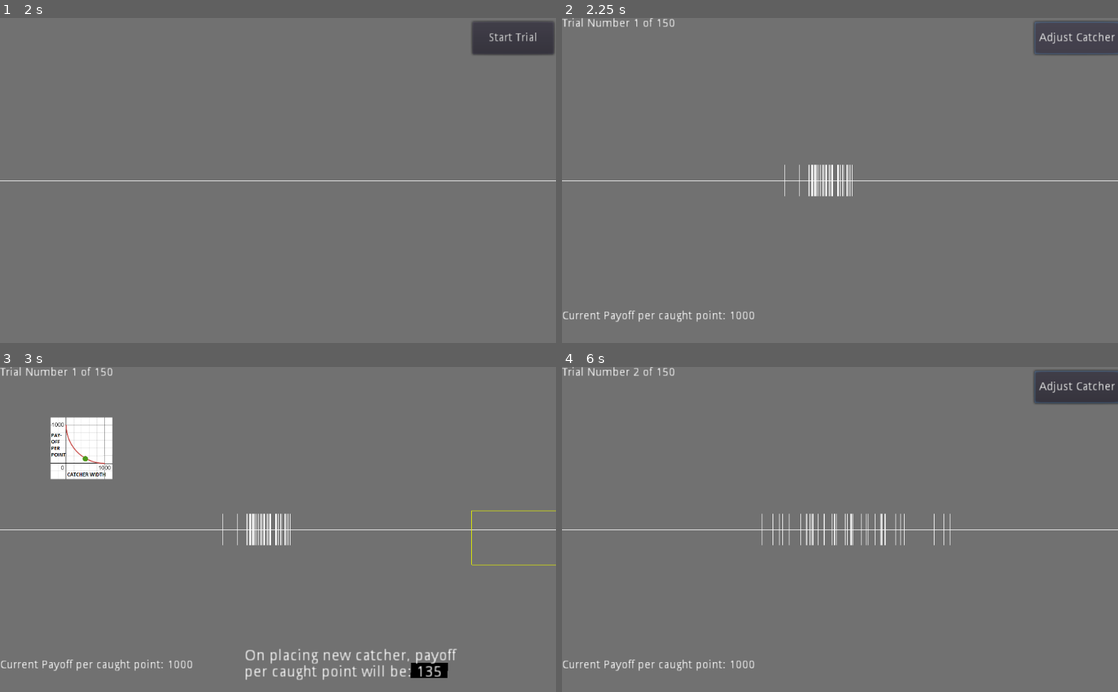
Above: before the commit, frames 1-4 (two rows, left to right).
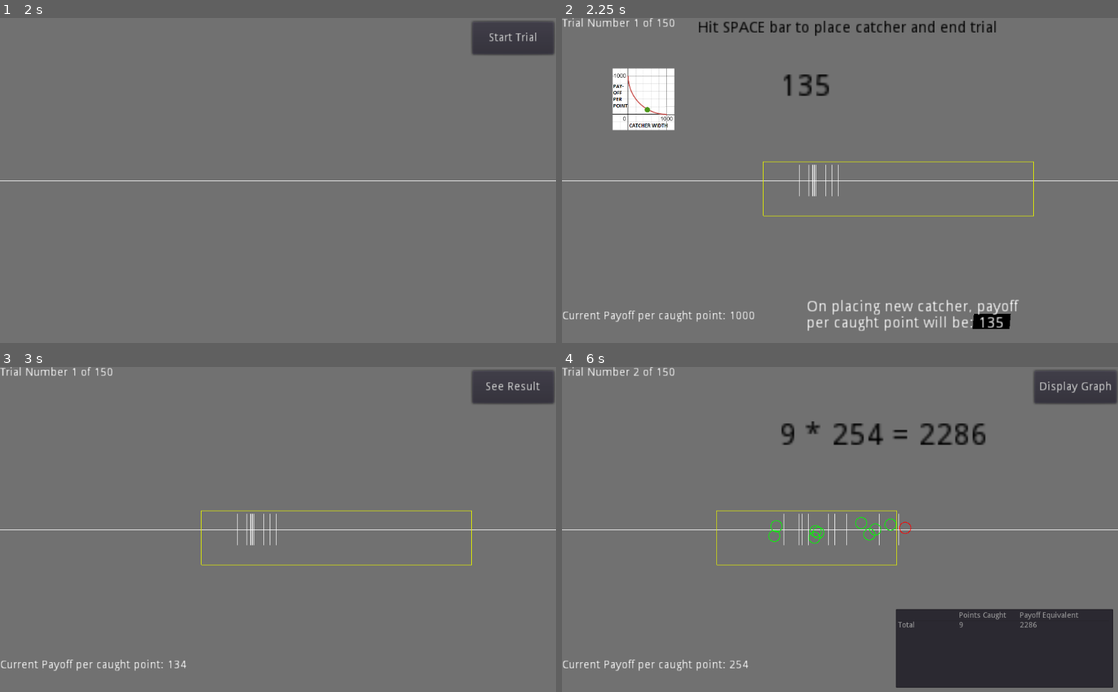
Above: after the commit, the same moments.

Repository: pb6191/bimodalGame
Game: Godot game, scene res://Menu.tscn
The game is run twice, just before and just after one commit, with the same random seed, the same clock (stepped at 60 frames per second) and the same inputs.
Inputs (mouse positions are in pixels of both pictures, inside the frame that each line leads up to):
- Up to frame 1 (2 s): click (433, 138) at 0.52 s; type "12" at 0.6 s; click "START" at 1.25 s
- Up to frame 2 (2.25 s): click "Start Trial" at 2 s
- Up to frame 3 (3 s): click (517, 386) at 2.75 s, where only the run before the commit has a clickable "Adjust Catcher"
- Up to frame 4 (6 s): click (1073, 386) at 3.5 s, where only the run after the commit has a clickable "See Result"; click "See Result" (after the commit: "Display Graph") at 4.25 s; click "Display Graph" (after the commit: "Start Trial") at 5 s; tap Space (ui_select) at 5.75 s; move the mouse to (962, 513) at 5.77 s; hold Right (ui_right) from 5.78 s (still down); hold Space (ui_select) from 5.78 s (still down); click (962, 513) at 5.85 s

Frame 1 is identical in both runs. In frame 2, 6.7% of the frame differs, in the area x 9-100%, y 0-97%; in frame 3, 5.8%; in frame 4, 12%, in the area x 27-100%, y 1-99%.

Commit message:
new version

Diff:
--- a/Button.gd
+++ b/Button.gd
@@ -56,6 +56,6 @@
 		#global.catArr = ["832"]
 		global.catArr = ["150"]
 		global.payArr = ["100"]
-		global.samArr = ["40"]
+		global.samArr = ["9"]
 		global.trials = 50
 	get_tree().change_scene("res://Main.tscn")
--- a/Button2ndmenu.gd
+++ b/Button2ndmenu.gd
@@ -26,6 +26,6 @@
 		#global.catArr = ["832"]
 		global.catArr = ["150"]
 		global.payArr = ["100"]
-		global.samArr = ["40"]
+		global.samArr = ["9"]
 		global.trials = 50
 	get_tree().change_scene("res://Main.tscn")
--- a/IntermidScrn.gd
+++ b/IntermidScrn.gd
@@ -26,7 +26,7 @@
 	#global.catArr = ["332", "832"]
 	global.catArr = ["150"]
 	global.payArr = ["100"]
-	global.samArr = ["20"]
+	global.samArr = ["9"]
 	global.trials = [10, 10, 10, 10, 10]
 	#global.trials = [5, 25, 5, 5, 5, 5]
 	get_tree().change_scene("res://Main.tscn")
--- a/Main.gd
+++ b/Main.gd
@@ -207,6 +207,8 @@
 			draw2ndGraph = false
 			update()
 			$"RichTextLabel2".visible = false
+			$"RichTextLabel6".visible = false
+			$"RichTextLabel7".visible = false
 			$"Sprite6".visible = false
 			$"Sprite7".visible = false
 			$"Button".visible = true
@@ -227,7 +229,10 @@
 				$"SpinBox2".value +=1
 			if Input.is_action_pressed("ui_down") and $"SpinBox2".value>=1:
 				$"SpinBox2".value -=1
-			$"Sprite3".position.x =$"Sprite2".position.x + 2*startingCatcherWidth
+			if startingCatcherWidth%2 == 0:
+				$"Sprite3".position.x =$"Sprite2".position.x + 2*startingCatcherWidth
+			else:
+				$"Sprite2".position.x =$"Sprite3".position.x - 2*startingCatcherWidth
 			if Input.is_action_pressed("ui_select") and !($"Sprite3".position.x<0):
 				$"Button".visible = true
 				spawnOneCatcherLMB()
@@ -244,6 +249,8 @@
 				update()
 				spawnTen()
 				$"ItemList".visible = true
+				$"RichTextLabel8".visible = true
+				$"RichTextLabel8".text = str(caughtIn1+caughtIn2) + " * " + str(payoffTrial) + " = " + str((caughtIn1+caughtIn2)*payoffTrial)
 				$"ItemList".add_item(" ", null, false)
 				$"ItemList".add_item("Points Caught", null, false)
 				$"ItemList".add_item("Payoff Equivalent", null, false)
@@ -298,10 +305,15 @@
 			update()
 			startingCatcherWidth = int($"SpinBox2".value / 2)
 			$"RichTextLabel2".visible = true
+			$"RichTextLabel6".visible = true
+			$"RichTextLabel7".visible = true
 			$"Sprite6".visible = true
 			$"RichTextLabel2".bbcode_text = "On placing new catcher, payoff per caught point will be: [b][i]"+str(int( 1000 - sq …(199 unchanged characters)…
+			$"RichTextLabel6".bbcode_text = "[b][i]"+str(int( 1000 - sqrt(   1000000 - ( $"SpinBox2".value - sqrt((2000 * payoffTrial) - (payoffTrial * payoffTrial)) ) * ( $"SpinBox2".value - sqrt((2000 * payoffTrial) - (payoffTrial * payoffTrial)) )     ))) +"[/i][/b]"
 	else:
 		$"RichTextLabel2".visible = false
+		$"RichTextLabel6".visible = false
+		$"RichTextLabel7".visible = false
 		$"Sprite6".visible = false
 
 
@@ -547,6 +559,7 @@
 func _on_Button_pressed():
 	if $"Button".text == txt1 and freshPress == true:
 		$"ItemList".visible = false
+		$"RichTextLabel8".visible = false
 		$"ItemList".clear()
 		payoffTrial = 1000
 		caughtIn1 = 0
@@ -599,8 +612,44 @@
 		$"AudioStreamPlayerS".play()
 		#$"Button".text = txt1mid
 		$"Button".text = txt2
+
+
+		var startingCatcherWidth = (randi() % 1000) + 1
+		$"ItemList".visible = false
+		$"RichTextLabel8".visible = false
+		freshPress = false
+		draw2ndGraph = true
+		$"Sprite7".visible = true
+		update()
+		modesSaid = $"SpinBox".value
+		$"RichTextLabel4".visible = false
+		$"SpinBox".visible = false
+		# $"RichTextLabel5".visible = true # uncomment if need to use spinbox for adjusting cather width
+		$"SpinBox2".value = startingCatcherWidth
+		changeWidth = 1
+		var randPosnCatcher = (randi() % 1000) + 1
+		startingCatcherWidth = int(FULLcatArr1[FULLindexArr1[trialNum]]/2)
+		catcherCost = startingCatcherWidth
+		$"Sprite2".position.x = randPosnCatcher - startingCatcherWidth
+		$"Sprite3".position.x = randPosnCatcher + startingCatcherWidth
+		$"Sprite4".position.x = ($"Sprite3".position.x + $"Sprite2".position.x)/2
+		$"Sprite5".position.x = ($"Sprite3".position.x + $"Sprite2".position.x)/2
+		$"Sprite4".scale.x = ($"Sprite3".position.x - $"Sprite2".position.x)
+		$"Sprite5".scale.x = ($"Sprite3".position.x - $"Sprite2".position.x)
+		$"Sprite2".visible = true
+		$"Sprite3".visible = true
+		$"Sprite4".visible = true
+		$"Sprite5".visible = true
+		$"Button".text = txt3
+		$"Button".visible = false # using space bar - "ui_select"
+		catcheroutside = 0 # using space bar - "ui_select"
+
+
+
+
 	if $"Button".text == txt1mid and freshPress == true:
 		$"ItemList".visible = false
+		$"RichTextLabel8".visible = false
 		freshPress = false
 		$"RichTextLabel4".visible = true
 		modesSaid = 0
@@ -610,6 +659,7 @@
 	if $"Button".text == txt2 and freshPress == true:
 		var startingCatcherWidth = (randi() % 1000) + 1
 		$"ItemList".visible = false
+		$"RichTextLabel8".visible = false
 		freshPress = false
 		draw2ndGraph = true
 		$"Sprite7".visible = true
@@ -664,6 +714,8 @@
 		spawnTen()
 
 		$"ItemList".visible = true
+		$"RichTextLabel8".visible = true
+		$"RichTextLabel8".text = str(caughtIn1+caughtIn2) + " * " + str(payoffTrial) + " = " + str((caughtIn1+caughtIn2)*payoffTrial)
 		$"ItemList".add_item(" ", null, false)
 		$"ItemList".add_item("Points Caught", null, false)
 		$"ItemList".add_item("Payoff Equivalent", null, false)
@@ -707,6 +759,7 @@
 				$"Button".text = txt1
 	if $"Button".text == txt3mid and freshPress == true:
 		$"ItemList".visible = false
+		$"RichTextLabel8".visible = false
 		freshPress = false
 		drawGraph = true
 		draw2ndGraph = false
@@ -730,6 +783,7 @@
 		dataString.filedata = (saveOutput)
 		_make_post_request("/record_result.php", dataString)
 		$"ItemList".visible = false
+		$"RichTextLabel8".visible = false
 		freshPress = false
 		drawGraph = false
 		draw2ndGraph = false
--- a/Main.tscn
+++ b/Main.tscn
@@ -111,6 +111,46 @@
 margin_bottom = 560.0
 rect_scale = Vector2( 2, 2 )
 bbcode_enabled = true
+__meta__ = {
+"_edit_use_anchors_": false
+}
+
+[node name="RichTextLabel6" type="RichTextLabel" parent="."]
+visible = false
+margin_left = 400.0
+margin_top = 100.0
+margin_right = 600.0
+margin_bottom = 140.0
+rect_scale = Vector2( 4, 4 )
+custom_colors/default_color = Color( 0, 0, 0, 1 )
+bbcode_enabled = true
+__meta__ = {
+"_edit_use_anchors_": false
+}
+
+[node name="RichTextLabel8" type="RichTextLabel" parent="."]
+visible = false
+margin_left = 400.0
+margin_top = 100.0
+margin_right = 600.0
+margin_bottom = 140.0
+rect_scale = Vector2( 4, 4 )
+custom_colors/default_color = Color( 0, 0, 0, 1 )
+bbcode_enabled = true
+__meta__ = {
+"_edit_use_anchors_": false
+}
+
+[node name="RichTextLabel7" type="RichTextLabel" parent="."]
+visible = false
+margin_left = 250.0
+margin_top = 5.0
+margin_right = 550.0
+margin_bottom = 25.0
+rect_scale = Vector2( 2, 2 )
+custom_colors/default_color = Color( 0, 0, 0, 1 )
+bbcode_enabled = true
+text = "Hit SPACE bar to place catcher and end trial"
 __meta__ = {
 "_edit_use_anchors_": false
 }
Not shown, changed: export_presets.cfg
